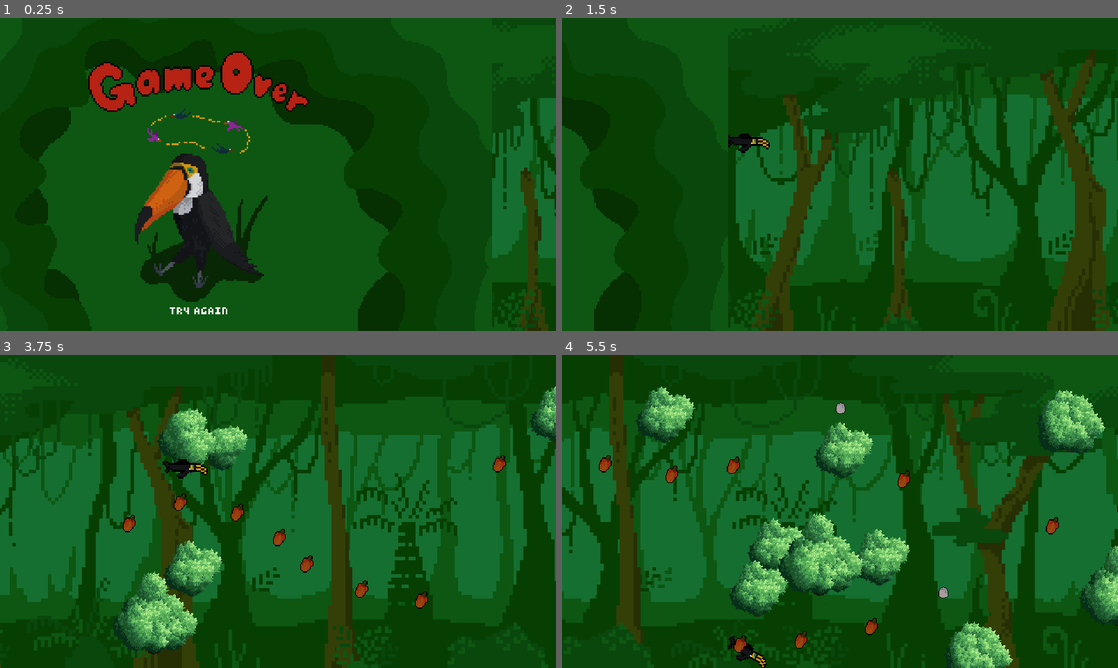
Above: before the commit, frames 1-4 (two rows, left to right).
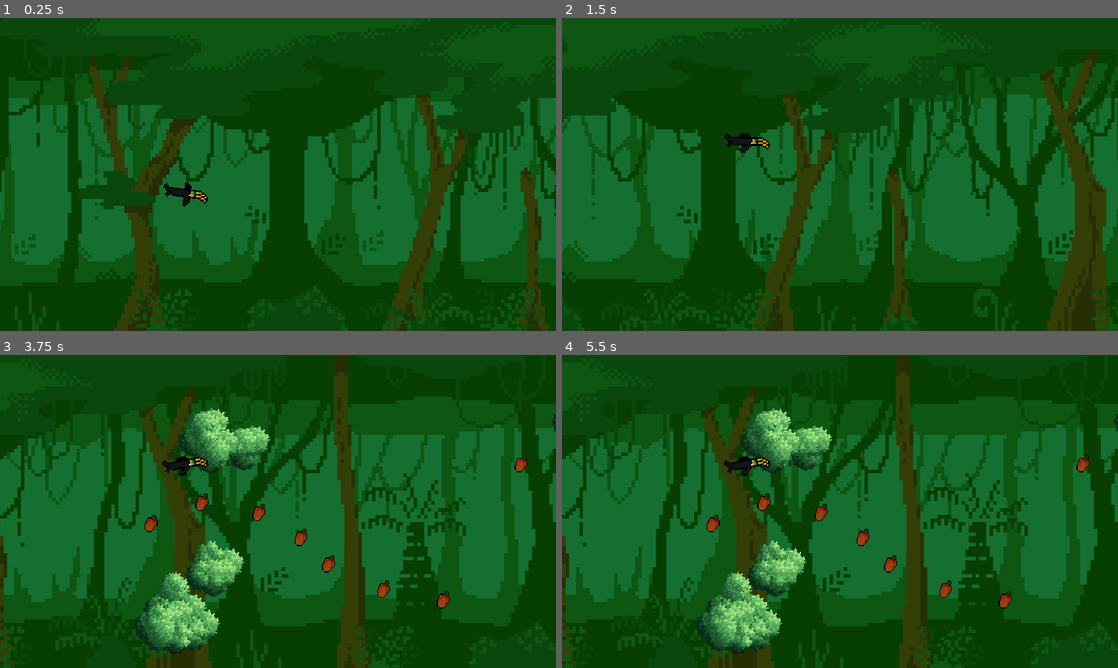
Above: after the commit, the same moments.

Repository: FaunaPolaris/birdGameJam
Game: Godot game, scene res://scenes/world.tscn
Same seed, same stepped clock (60 frames per second), same inputs: the game is played once before the commit and once after it.
Inputs:
- Up to frame 1 (0.25 s): no input
- Up to frame 2 (1.5 s): hold Up (ui_up) 0.53-1.28 s; hold Down (ui_down) from 1.28 s (still down)
- Up to frame 3 (3.75 s): release Down (ui_down) at 2.03 s; hold Up (ui_up) 2.03-3.53 s; hold Down (ui_down) from 3.53 s (still down)
- Up to frame 4 (5.5 s): keep holding Down (ui_down)

The runs differ from the first frame. In frame 1, 36% of the frame differs, in the area x 0-89%, y 0-100%; in frame 2, 9.0%; in frame 3, 28%; in frame 4, 43%, in the area x 0-100%, y 0-100%.

Commit message:
pausing game when over collision

Diff:
--- a/scenes/levels/level_2.tscn
+++ b/scenes/levels/level_2.tscn
@@ -15,12 +15,15 @@
 
 [node name="Node2D2" parent="." instance=ExtResource("2_v7frh")]
 position = Vector2(142, -551)
+script = null
 
 [node name="Node2D3" parent="." instance=ExtResource("3_x7n6u")]
 position = Vector2(314, -454)
+script = null
 
 [node name="Node2D4" parent="." instance=ExtResource("3_x7n6u")]
 position = Vector2(933, -199)
+script = null
 
 [node name="Node2D5" parent="." instance=ExtResource("4_4psdu")]
 position = Vector2(-134, 286)
@@ -45,12 +48,14 @@
 
 [node name="Node2D12" parent="." instance=ExtResource("3_x7n6u")]
 position = Vector2(131, 225)
+script = null
 
 [node name="Node2D13" parent="." instance=ExtResource("5_2tedv")]
 position = Vector2(47, 735)
 
 [node name="Node2D14" parent="." instance=ExtResource("3_x7n6u")]
 position = Vector2(1064, -122)
+script = null
 
 [node name="Node2D15" parent="." instance=ExtResource("1_ap0bb")]
 position = Vector2(748, 7)
@@ -66,30 +71,39 @@
 
 [node name="Node2D19" parent="." instance=ExtResource("3_x7n6u")]
 position = Vector2(1713, -209)
+script = null
 
 [node name="Node2D20" parent="." instance=ExtResource("2_v7frh")]
 position = Vector2(1899, -188)
+script = null
 
 [node name="Node2D21" parent="." instance=ExtResource("6_uf5jb")]
 position = Vector2(2159, 94)
+script = null
 
 [node name="Node2D22" parent="." instance=ExtResource("3_x7n6u")]
 position = Vector2(2427, -576)
+script = null
 
 [node name="Node2D23" parent="." instance=ExtResource("3_x7n6u")]
 position = Vector2(2620, -254)
+script = null
 
 [node name="Node2D24" parent="." instance=ExtResource("3_x7n6u")]
 position = Vector2(2736, -245)
+script = null
 
 [node name="Node2D25" parent="." instance=ExtResource("2_v7frh")]
 position = Vector2(3014, -567)
+script = null
 
 [node name="Node2D26" parent="." instance=ExtResource("6_uf5jb")]
 position = Vector2(2824, -146)
+script = null
 
 [node name="Node2D27" parent="." instance=ExtResource("2_v7frh")]
 position = Vector2(3247, 80)
+script = null
 
 [node name="Node2D28" parent="." instance=ExtResource("5_2tedv")]
 position = Vector2(2063, 598)
@@ -132,6 +146,7 @@
 
 [node name="Node2D41" parent="." instance=ExtResource("6_uf5jb")]
 position = Vector2(3508, -647)
+script = null
 
 [node name="Node2D42" parent="." instance=ExtResource("4_4psdu")]
 position = Vector2(617, 847)
--- a/scenes/player.tscn
+++ b/scenes/player.tscn
@@ -126,7 +126,7 @@
 texture_filter = 1
 sprite_frames = SubResource("SpriteFrames_doni3")
 animation = &"tree_collision_2"
-frame_progress = 0.333713
+frame_progress = 0.314692
 
 [node name="CollisionShape2D2" type="CollisionShape2D" parent="."]
 position = Vector2(6, -0.5)
@@ -134,3 +134,4 @@
 shape = ExtResource("2_3gjng")
 
 [connection signal="area_entered" from="Area2D" to="." method="_on_area_2d_area_entered"]
+[connection signal="body_entered" from="Area2D" to="." method="_on_area_2d_body_entered"]
--- /dev/null
+++ b/scenes/trees/tree.gd
@@ -0,0 +1,17 @@
+extends Node2D
+
+
+# Called when the node enters the scene tree for the first time.
+func _ready():
+	pass # Replace with function body.
+
+
+# Called every frame. 'delta' is the elapsed time since the previous frame.
+func _process(delta):
+	pass
+
+
+func _on_area_2d_body_entered(body):
+	if body.name == "Player":
+		get_parent().get_parent().game_over()
+		 # Replace with function body.
--- a/scenes/trees/tree.tscn
+++ b/scenes/trees/tree.tscn
@@ -1,6 +1,7 @@
-[gd_scene load_steps=6 format=3 uid="uid://bck862wdxfgtt"]
+[gd_scene load_steps=7 format=3 uid="uid://bck862wdxfgtt"]
 
 [ext_resource type="Texture2D" uid="uid://dq5g8nfxbpjjq" path="res://assets/trees/tree_pattern_1.png" id="1_hoa41"]
+[ext_resource type="Script" path="res://scenes/trees/tree.gd" id="1_k2kvg"]
 
 [sub_resource type="CapsuleShape2D" id="CapsuleShape2D_wjrn2"]
 radius = 56.0
@@ -19,6 +20,7 @@
 height = 144.0
 
 [node name="Node2D" type="Node2D"]
+script = ExtResource("1_k2kvg")
 
 [node name="Area2D" type="Area2D" parent="."]
 
@@ -46,3 +48,5 @@
 [node name="CollisionShape2D4" type="CollisionShape2D" parent="Area2D"]
 position = Vector2(72, 680)
 shape = SubResource("CapsuleShape2D_3c5gd")
+
+[connection signal="body_entered" from="Area2D" to="." method="_on_area_2d_body_entered"]
--- a/scenes/world.tscn
+++ b/scenes/world.tscn
@@ -2,8 +2,8 @@
 
 [ext_resource type="Script" path="res://scripts/world.gd" id="1_78c34"]
 [ext_resource type="PackedScene" uid="uid://b1lhjk031rhsr" path="res://scenes/player.tscn" id="2_6yh38"]
-[ext_resource type="PackedScene" uid="uid://e2s3xvv4lr4d" path="res://scenes/game_over_scene.tscn" id="2_gcg5y"]
 [ext_resource type="PackedScene" uid="uid://uywg3xek8ju3" path="res://scenes/background.tscn" id="3_smyhh"]
+[ext_resource type="PackedScene" uid="uid://bck862wdxfgtt" path="res://scenes/trees/tree.tscn" id="4_o36hd"]
 
 [node name="World" type="Node2D"]
 script = ExtResource("1_78c34")
@@ -15,4 +15,4 @@
 
 [node name="Camera2D" type="Camera2D" parent="."]
 
-[node name="Node2D" parent="." instance=ExtResource("2_gcg5y")]
+[node name="Node2D" parent="." instance=ExtResource("4_o36hd")]
--- a/scripts/player.gd
+++ b/scripts/player.gd
@@ -64,3 +64,7 @@
 		#position.y -= move
 	#if Input.is_action_pressed("ui_down") && position.y != maxPos:
 		#position.y += move
+
+
+#func _on_area_2d_body_entered(area):
+	#get_parent().game_over() # Replace with function body.
--- a/scripts/world.gd
+++ b/scripts/world.gd
@@ -1,11 +1,11 @@
 extends Node2D
 
-const obstacle = preload("res://scenes/levels/level_1.tscn")
+#const obstacle = preload("res://scenes/levels/level_1.tscn")
 const obstacle1 = preload("res://scenes/levels/level_2.tscn")
 const obstacle2 = preload("res://scenes/levels/level_3.tscn")
 const obstacle3 = preload("res://scenes/levels/level_4.tscn")
 const game_over_img = preload("res://scenes/game_over_scene.tscn")
-var scene_types := [obstacle, obstacle1, obstacle2, obstacle3]
+var scene_types := [obstacle1, obstacle2, obstacle3]
 var obstacles : Array
 var distance : float
 var last_scene
@@ -83,6 +83,7 @@
 	$Camera2D.position.x += player_speed
 
 func game_over():
-	$Player._animated_sprite.play("tree_collision")
-	set_process(false)
-	var game_over_scene = game_over_img.instantiate()
+	get_tree().paused = true
+	#$Player._animated_sprite.play("tree_collision")
+	#set_process(false)
+	#var game_over_scene = game_over_img.instantiate()
Not shown: 1 places in scenes/levels/level_2.tscn that only renumber resources
